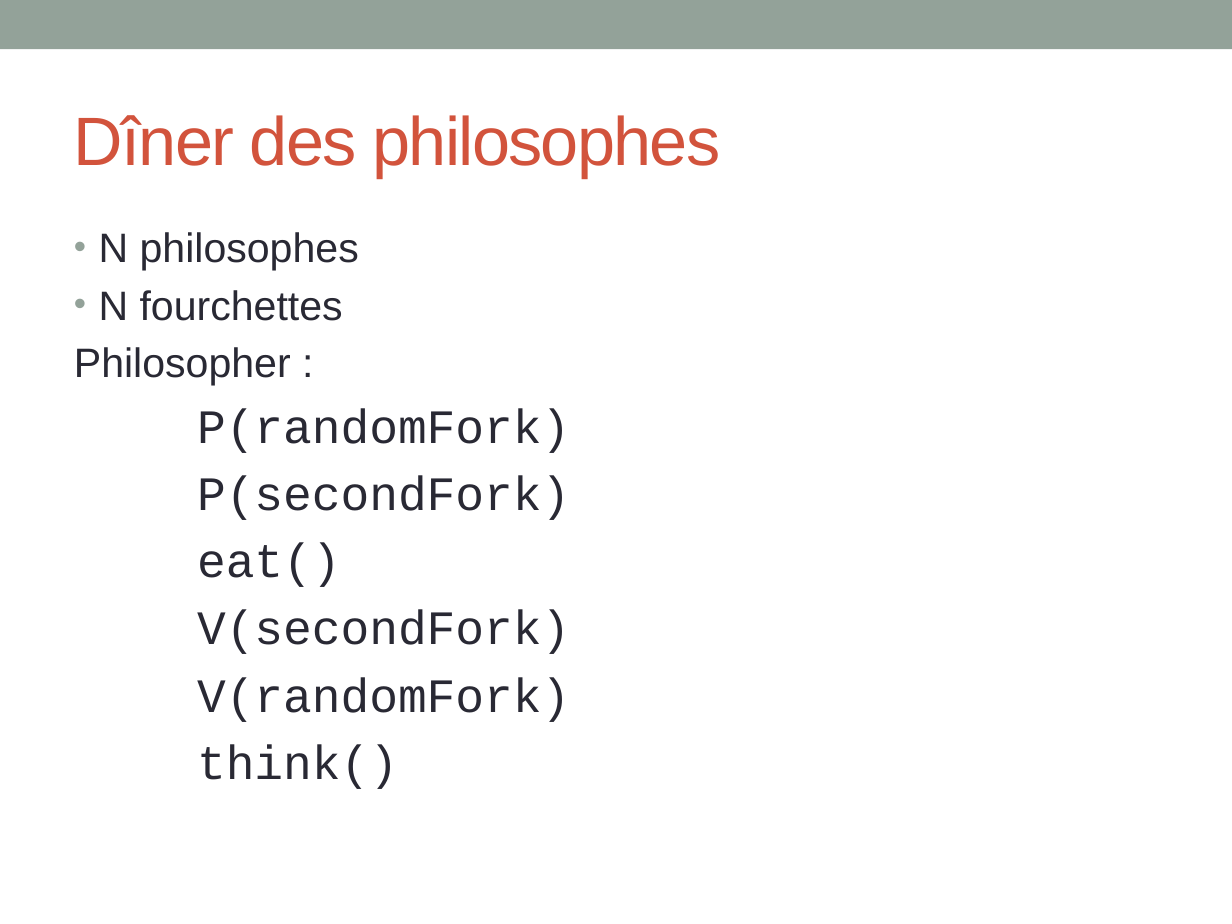
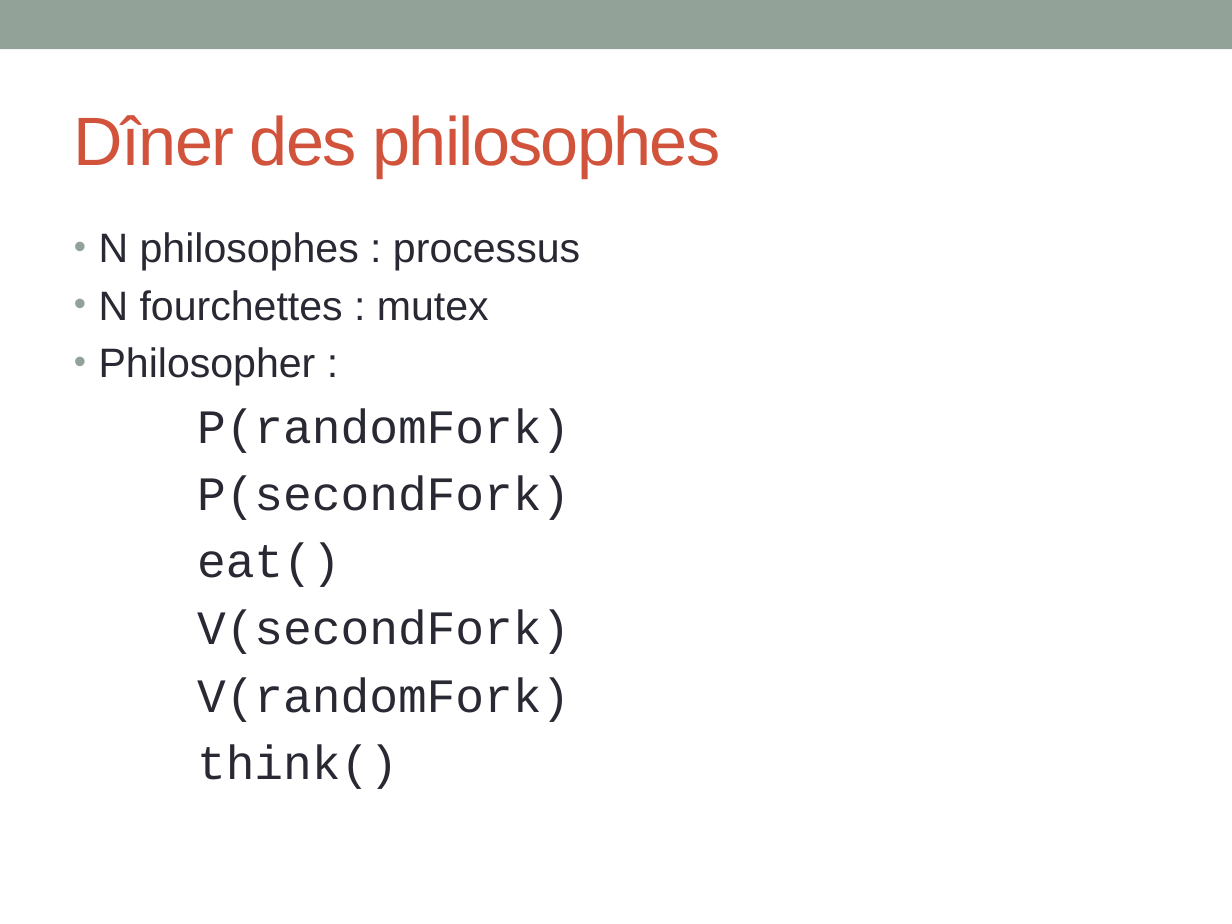
Before and after one commit to INSA-4IF-H4404-2013-2014/RaspiKernel, a slide deck: slide 11 of ppt/presentation.pptx. Drawn at 1232x924 pixels with LibreOffice and Linux fonts; fonts in the diff are those of the drawing. Boxes give left, top, right and bottom in pixels: in the first picture for what was removed or moved away, otherwise in the second. Text is boxed around its words. In the diff, an @@ line names an element or a change of style, - is before the commit and + after.

```diff
--- a/ppt/presentation.pptx
+++ b/ppt/presentation.pptx
@@ text at [99,232,580,321]: text changed @@
-• N philosophes
-• N fourchettes
+• N philosophes : processus
+• N fourchettes : mutex
@@ text at [99,347,316,386]: bullet none to • @@
```
Also in this commit, not shown: 5 other slides changed, 1 slide added.
